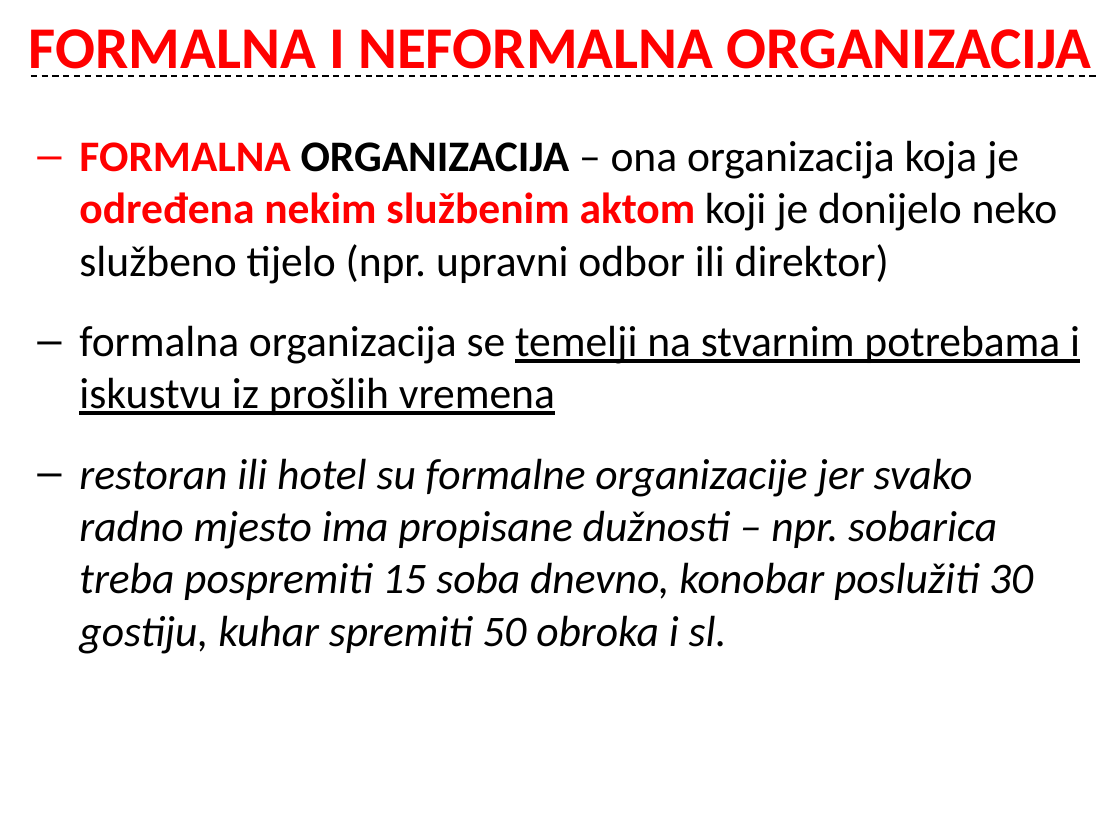
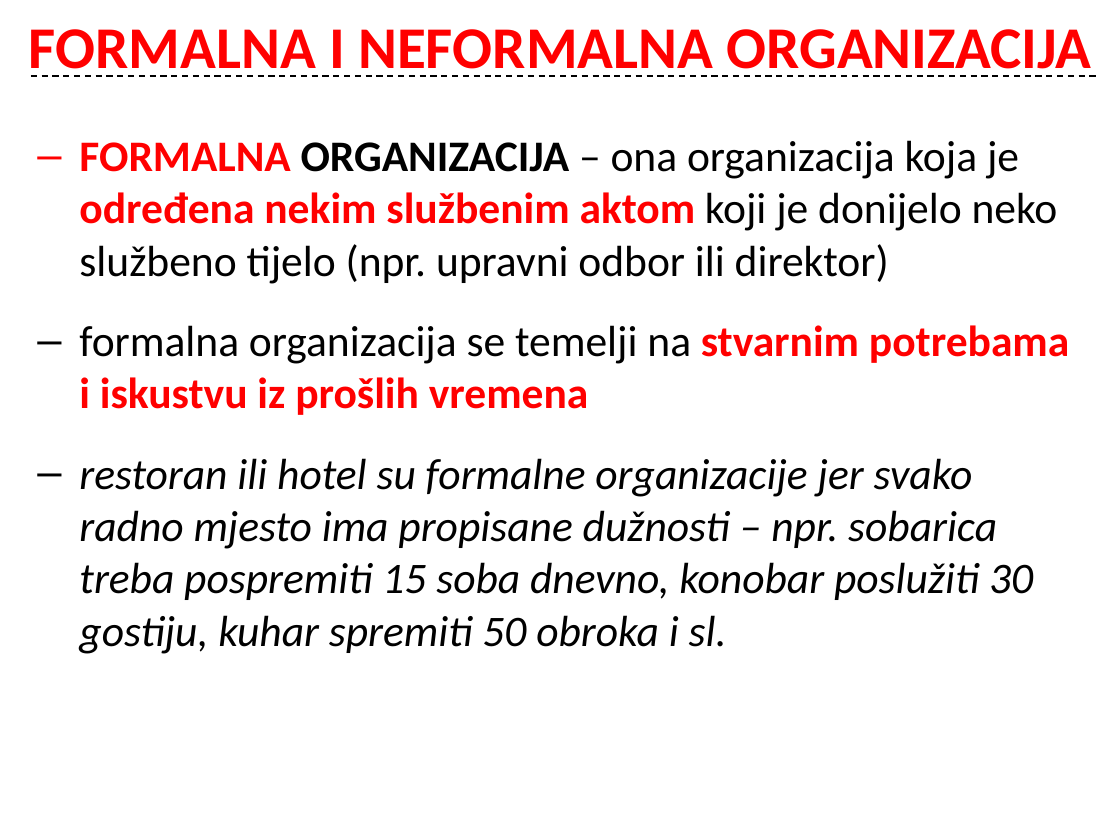
Before and after one commit to cornx/print, a slide deck: slide 14 of data/organizacija/001_Organizacija_uvod.pptx. Drawn at 1120x840 pixels with LibreOffice and Linux fonts; fonts in the diff are those of the drawing. Boxes give left, top, right and bottom in pixels: in the first picture for what was removed or moved away, otherwise in the second. Text is boxed around its words. In the diff, an @@ line names an element or a change of style, - is before the commit and + after.

```diff
--- a/data/organizacija/001_Organizacija_uvod.pptx
+++ b/data/organizacija/001_Organizacija_uvod.pptx
@@ text at <box>79,325,1069,415</box>: text colour #000000 to #FF0000, bold on in "stvarnim potrebama i iskustvu iz prošlih vremena"; underline off in "temelji na stvarnim potrebama i iskustvu iz ..." @@
```
Also in this commit, not shown: 4 other slides changed.
